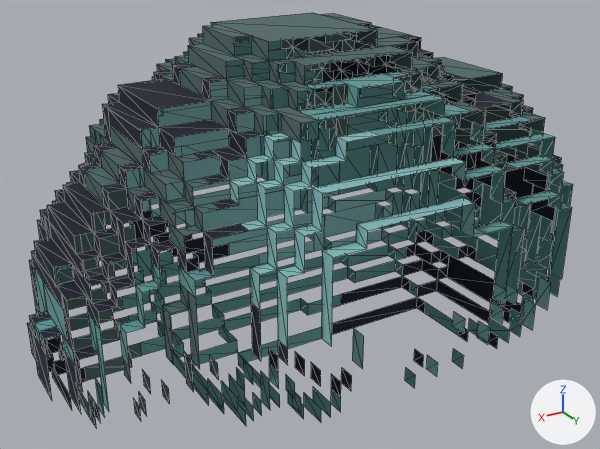
Two versions of the glTF model balanca/public/voxel/deco/Rock3.glb, one commit apart.
The view is the same before and after, from a 50 mm camera at (27.2, 42.5, 32.4) aimed at (1.8, 0.2, 11.3). The lights are fixed; the arrows at lower right show +X, +Y and +Z. The older version comes first. Mesh edges are drawn as thin lines. Where no turn or scale is listed for an object, it has been applied to the vertices. Vertices at exactly the same position are counted once.

Script lines for the objects in view, before the commit:
```python
me_mesh_0 = bpy.data.meshes.new('Mesh_0')
me_mesh_0.from_pydata(...)  # 1539 vertices, 1850 faces; spans x 0.0..35.0, y -24.0..0.0, z 0.0..24.0
me_mesh_0.materials.append(mat_paleta)
ob_mesh_0 = bpy.data.objects.new('Mesh_0', me_mesh_0)
ob_mesh_0.location = (-16.0, 12.0, 0.0)
```
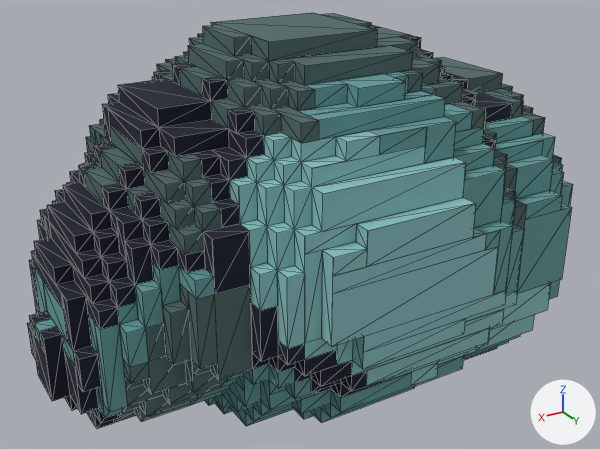
Patch to the scene script:
```diff
--- a/balanca/public/voxel/deco/Rock3.glb.py
+++ b/balanca/public/voxel/deco/Rock3.glb.py
@@ me_mesh_0 @@
 # used by ob_mesh_0; location = (-16.0, 12.0, 0.0)
-me_mesh_0.from_pydata(...)  # 1539 vertices, 1850 faces; spans x 0.0..35.0, y -24.0..0.0, z 0.0..24.0
+me_mesh_0.from_pydata(...)  # 1622 vertices, 2338 faces; spans x 0.0..35.0, y -24.0..0.0, z 0.0..24.0
+# me_mesh_0 part 1
+# 11 vertices are added at x 8.0..26.0, y -8.0..0.0, z 0.0..19.0
+# 34 new vertices lie (1.0, 0.0, 0.0) away from vertices in x 1.0..31.0, y -8.0..0.0, z 4.0..21.0
+# 19 new vertices lie (0.0, 0.0, -1.0) away from vertices in x 7.0..32.0, y -9.0..0.0, z 5.0..22.0
+# 10 new vertices lie (2.0, 0.0, 0.0) away from vertices in x 14.0..26.0, y -9.0..-2.0, z 3.0..20.0
+# 9 new vertices lie (-1.0, 0.0, 0.0) away from vertices in x 9.0..33.0, y -9.0..-1.0, z 3.0..12.0
+# 488 new faces join them
 me_mesh_0.materials.append(mat_paleta)
```

Boxes (x1, y1, x2, y2) around the edits, measured in the pictures (600 x 449 px):
part 1 of me_mesh_0, added (cyan)
    after: (44, 23, 573, 428)
